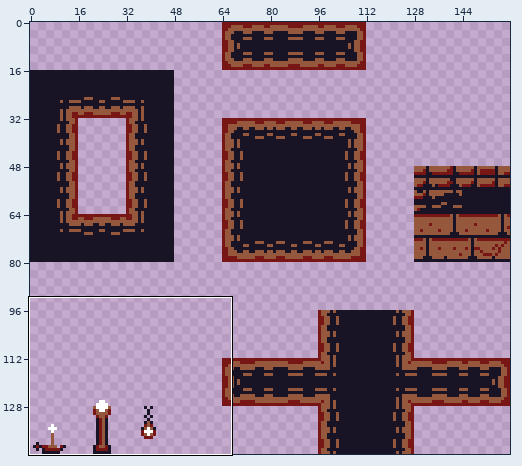
Sprite sheet: MarkOfTheNinja/Assets/Sprites/Tile Set Test/SpriteSheet JAm-Sheet-.png. Above, an overview of the earlier version with the close-up marked.
Close-up. First the earlier version:
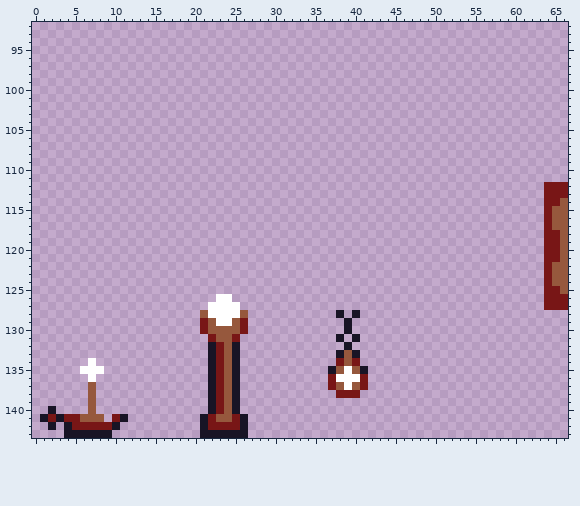
The file is 160x144 pixels. Shown: x 0..66, y 92..143. The commit also changed other parts of the picture, which this record leaves out.
Once edited:
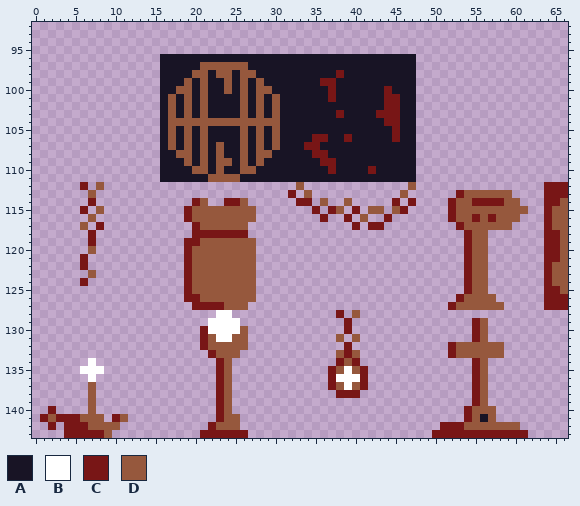
Palette (. is transparent): A #181425  B #ffffff  C #781616  D #96583d
From old to new:
Changed rows in their new state; - is an unchanged pixel.
first column x 1:
 96 ---------------AAAAAAAAAAAAAAAAAAAAAAAAAAAAAAAA--------------
 97 ---------------AAAAADDDDDDAAAAAAAAAAAAAAAAAAAAA--------------
 98 ---------------AAAADDADDADDAAAAAAAAAACAAAAAAAAA--------------
 99 ---------------AAADADAADADADAAAAAAACCAAAAAAAAAA--------------
100 ---------------AADDADAADADADDAAAAAAACAAAAAACAAA--------------
101 ---------------ADADADAAAADADADAAAAAACAAAAAACCAA--------------
102 ---------------ADADADAAAADADADAAAAAAAAAAAAACCAA--------------
103 ---------------ADADADAAAADADADAAAAAAACAAAACCCAA--------------
104 ---------------ADDDDDDDDDDDDDDAAAAAAAAAAAAACCAA--------------
105 ---------------ADADADAAAADADADAAAAAAAAAAAAAACAA--------------
106 ---------------ADADADAAAADADADAAAACCAACAAAAACAA--------------
107 ---------------ADADADADAADADADAAACCAAAAAAAAAAAA--------------
108 ---------------AADDADADAADADDAAAAACCAAAAAAAAAAA--------------
109 ---------------AAADADADDADADAAAAAAACCAAAAAAAAAA--------------
110 ---------------AAAADDADAADDAAAAAAAAACAAAACAAAAA--------------
111 ---------------AAAAAADDDDAAAAAAAAAAAAAAAAAAAAAA--------------
112 -----C-D------------------------D-------------D--------------
113 ------D------------------------C-D-----------D------CDDDDDD--
114 ------C------------CD--CCD------CC-D--D-----C-C----CDDCCCCDD-
115 -----C-D----------CDDDDDDDD-------C-CD-C-DD-DC-----CDDDDDDDDD
116 ------D-----------CDDDDDDDD--------C--C-D--C-------CDDCDCDDD-
117 -----D-C-----------CDDDDDD-------------C-CC---------CDDDDDD--
118 ------C------------CCCCCCC---------------------------CDD-----
119 ------C-----------CCDDDDDDD--------------------------CDD-----
120 ------D-----------CDDDDDDDD--------------------------CDD-----
121 -----C------------CDDDDDDDD--------------------------CDD-----
122 -----C------------CDDDDDDDD--------------------------CDD-----
123 ------D-----------CDDDDDDDD--------------------------CDD-----
124 -----C------------CDDDDDDDD--------------------------CDD-----
125 ------------------CDDDDDDDD--------------------------CDD-----
126 ------------------CCDDDDDDD-------------------------CDDDD----
127 -------------------CCCCDDD-------------------------CDDDDDD---
128 --------------------..--..-----------C-D---------------------
129 --------------------.B--B.------------C---------------CD-----
130 ---------------------BBBBD------------C---------------CD-----
131 --------------------CDBBDD-----------D-D--------------CD-----
132 --------------------CDD-DD------------C------------CDDDDDD---
133 ---------------------CD-D------------DCD-----------CDDDDDD---
134 ---------------------.--.-----------------------------CD-----
135 ---------------------.--.-----------C---C-------------CD-----
136 ---------------------.--.-----------------------------CD-----
137 ---------------------.--.-----------------------------CD-----
138 ---------------------.--.-----------------------------CD-----
139 ---------------------.--.-----------------------------CD-----
140 -C-------------------.--.----------------------------CDDD----
141 CDC-------D---------..C-D.---------------------------CDAD----
142 -C-C--DDDD----------.-DDD.------------------------CCCDDDDDDD-
143 ---CCCCCD-----------CCCCCC-----------------------CCCCCCCCCCCC
